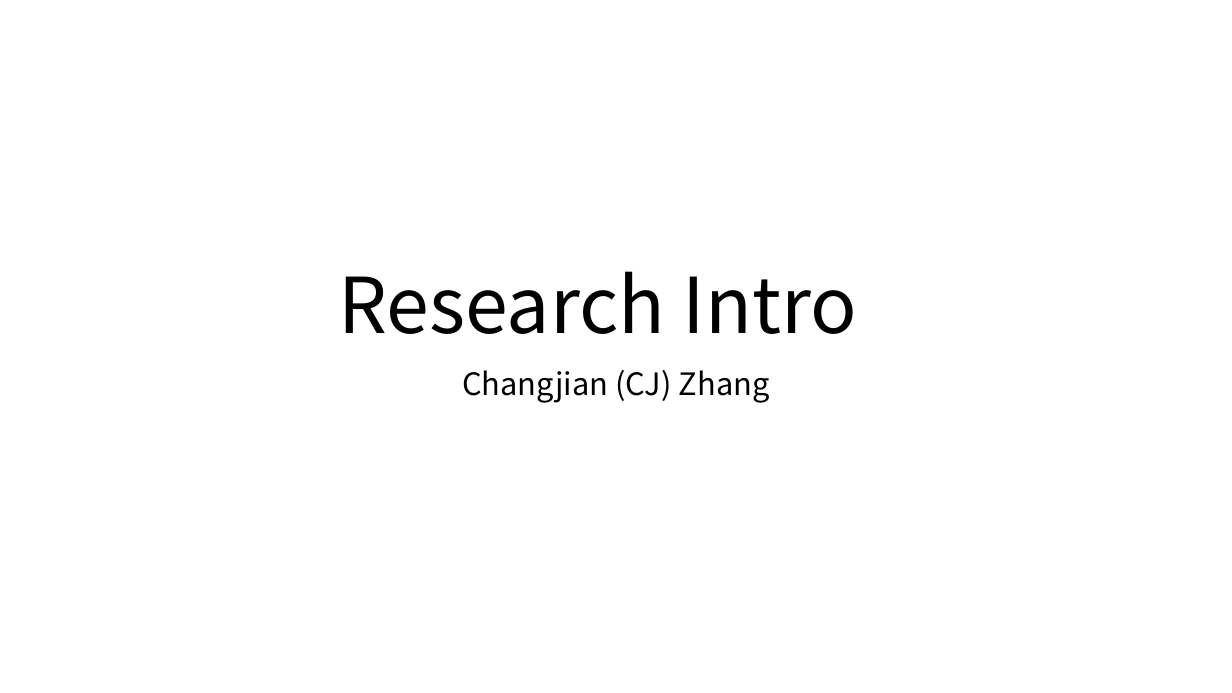
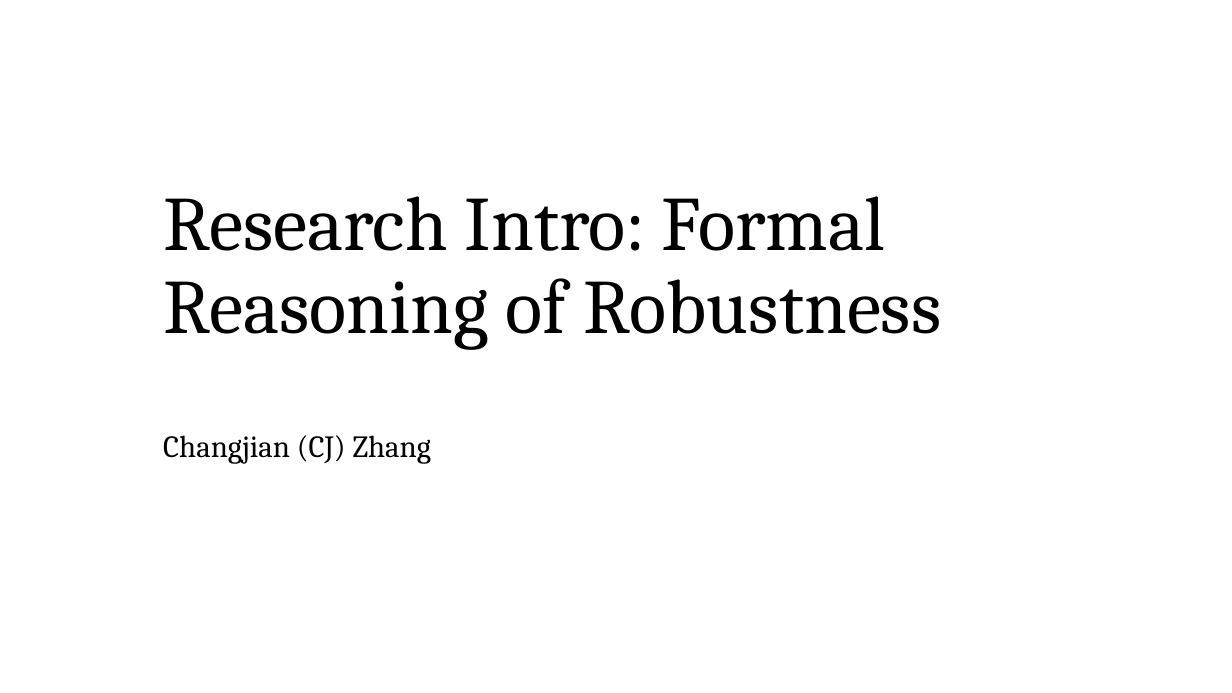
Before and after one commit to SteveZhangBit/SteveZhangBit.github.io, a slide deck: slide 1 of statics/slides/2022-Fall-Research Intro-CJ.pptx. Drawn at 1232x693 pixels with LibreOffice and Linux fonts; fonts in the diff are those of the drawing. Boxes give left, top, right and bottom in pixels: in the first picture for what was removed or moved away, otherwise in the second. Text is boxed around its words. In the diff, an @@ line names an element or a change of style, - is before the commit and + after.

Commit message:
Update research intro and practicum talk

```diff
--- a/statics/slides/2022-Fall-Research Intro-CJ.pptx
+++ b/statics/slides/2022-Fall-Research Intro-CJ.pptx
@@ title at [163, 196, 941, 350]: text changed; font Noto Sans CJK SC to Cambria @@
-Research Intro
+Research Intro: Formal Reasoning of Robustness
@@ subtitle "Changjian (CJ) Zhang" at [163, 435, 432, 464]: font Noto Sans CJK SC to Cambria; alignment centre to left; vertical alignment top to middle @@
```
Also in this commit, not shown: 15 other slides changed, 8 slides added, 2 slides removed, 1 other file.
